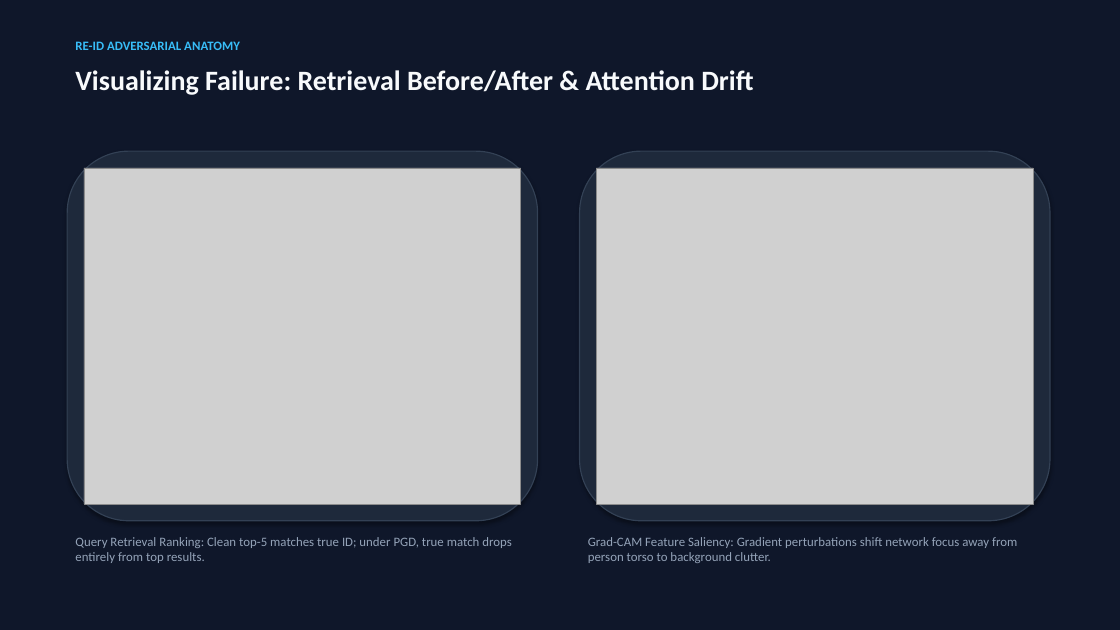
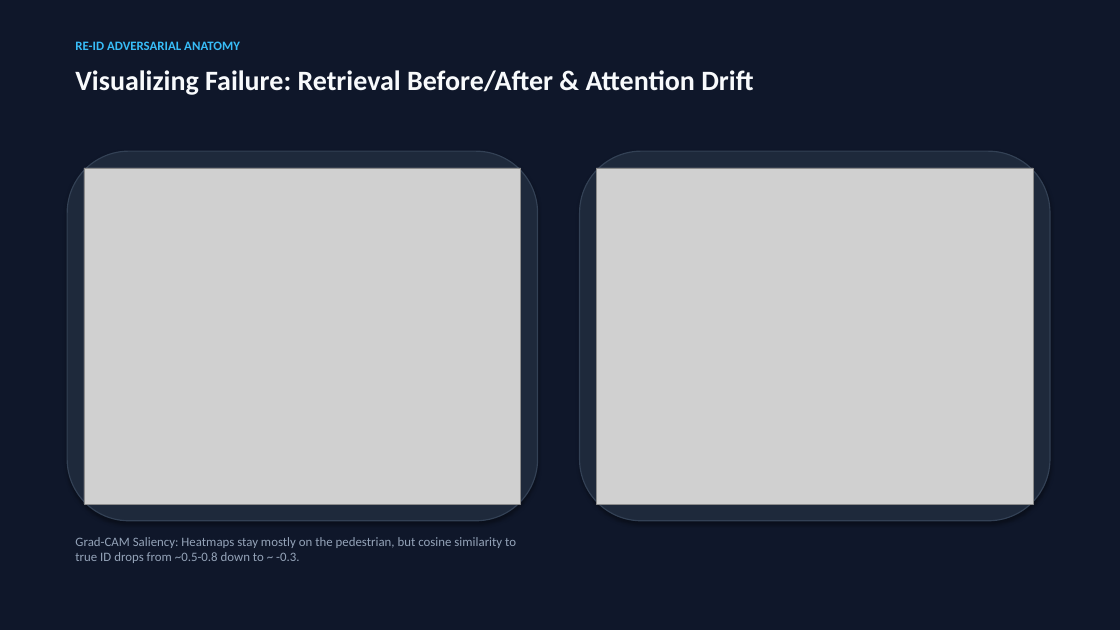
Before and after one commit to udayraj1238/reid-attack-anatomy, a slide deck: slide 6 of docs/presentation_deck.pptx. Drawn at 1120x630 pixels with LibreOffice and Linux fonts; fonts in the diff are those of the drawing; grey boxes stand for pictures. Boxes give left, top, right and bottom in pixels: in the first picture for what was removed or moved away, otherwise in the second. Text is boxed around its words. In the diff, an @@ line names an element or a change of style, - is before the commit and + after.

Commit message:
fix: gitattributes, manifest stamp tag, slide wording, and report accuracy

```diff
--- a/docs/presentation_deck.pptx
+++ b/docs/presentation_deck.pptx
@@ text at [75, 537, 516, 563]: text changed @@
-Query Retrieval Ranking: Clean top-5 matches true ID; under PGD, true match drops entirely from top results.
+Grad-CAM Saliency: Heatmaps stay mostly on the pedestrian, but cosine similarity to true ID drops from ~0.5-0.8 down to ~ -0.3.
@@ text removed at [588, 537, 1017, 563] @@
-Grad-CAM Feature Saliency: Gradient perturbations shift network focus away from person torso to background clutter.
```
Also in this commit, not shown: 1 other slide changed, 6 other files.
